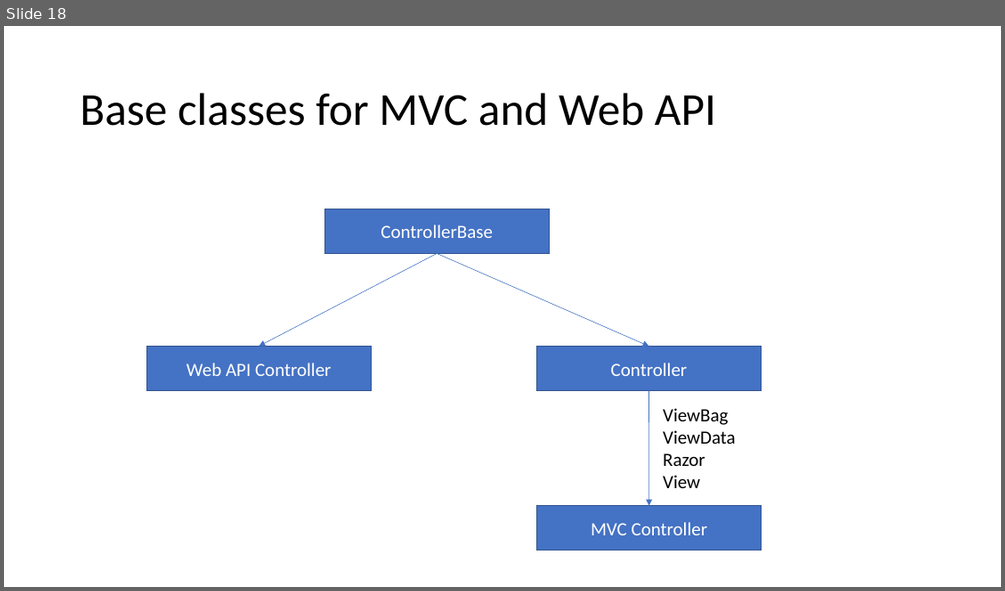
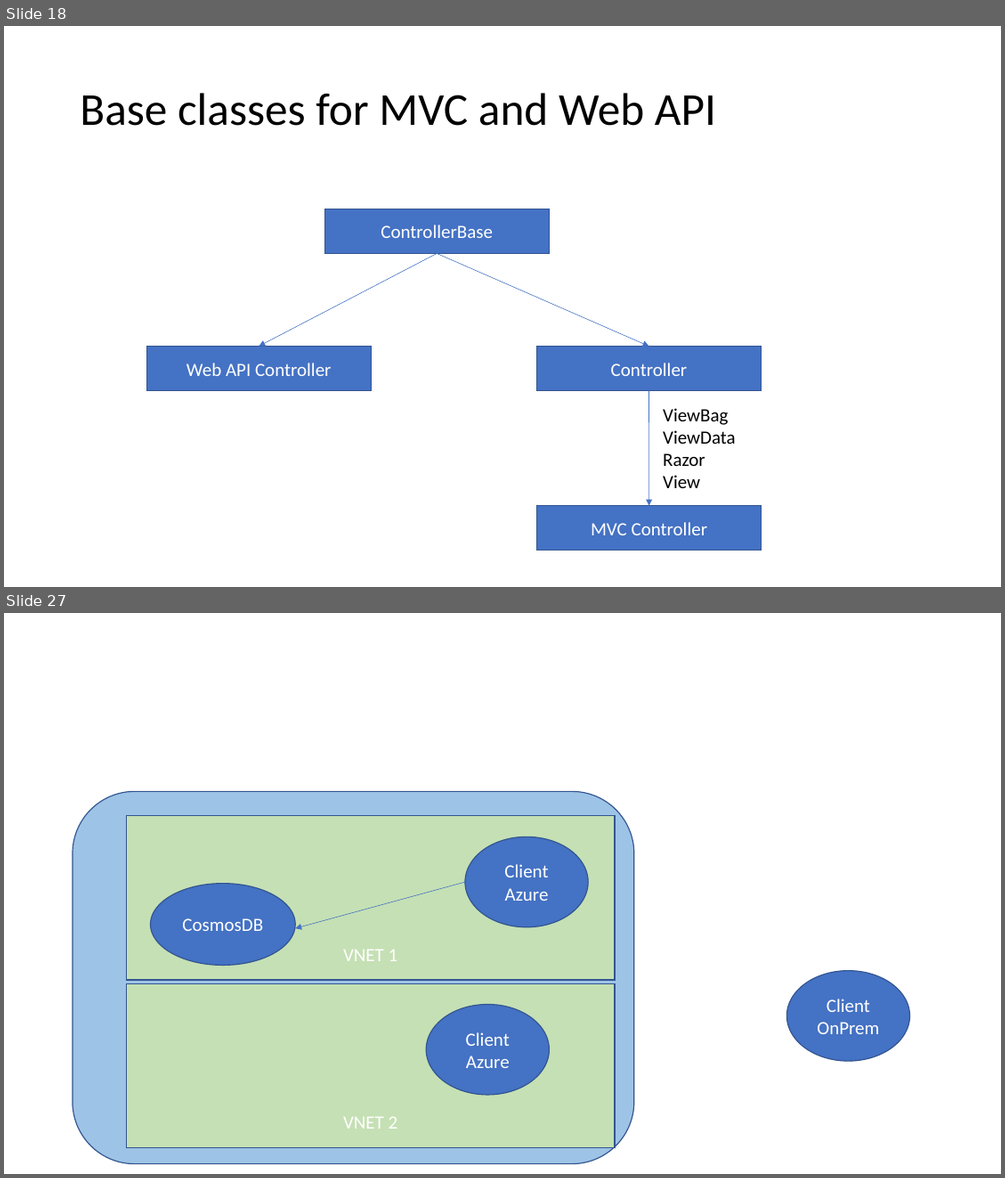
Before and after one commit to sonusathyadas/Microservices-Training-Materials, a slide deck: Presentation1.pptx. Shown one above the other, each under a label of ours: slide 18 before the commit, slides 18 and 27 after it; the slides between them are not shown. The pictures are 1005x591 and 1005x1178 pixels, drawn with LibreOffice and Linux fonts; fonts in the diff are those of the drawing. Boxes give left, top, right and bottom in pixels: in the first picture for what was removed or moved away, otherwise in the second. Text is boxed around its words. In the diff, an @@ line names an element or a change of style, - is before the commit and + after.

```diff
--- a/Presentation1.pptx
+++ b/Presentation1.pptx
@@ slide 27 added at (4, 613, 1001, 1174), background #FFFFFF @@
@@ rounded rectangle added at (73, 792, 634, 1164), fill #9DC3E6, outline #325491 1 pt @@
@@ rectangle added at (127, 816, 615, 981), fill #C5E0B4, outline #325491 1 pt, 18 pt, text #FFFFFF @@
+VNET 1
@@ ellipse added at (465, 836, 589, 927), fill #4472C4, outline #325491 1 pt, 18 pt, text #FFFFFF @@
+Client
+Azure
@@ ellipse added at (151, 883, 296, 965), fill #4472C4, outline #325491 1 pt, 18 pt, text #FFFFFF @@
+CosmosDB
@@ arrow added from (465, 882) to (296, 929), #4472C4 0.5 pt @@
@@ rectangle added at (127, 984, 615, 1149), fill #C5E0B4, outline #325491 1 pt, 18 pt, text #FFFFFF @@
+VNET 2
@@ ellipse added at (787, 971, 910, 1061), fill #4472C4, outline #325491 1 pt, 18 pt, text #FFFFFF @@
+Client
+OnPrem
@@ ellipse added at (427, 1004, 550, 1094), fill #4472C4, outline #325491 1 pt, 18 pt, text #FFFFFF @@
+Client
+Azure
```
Also in this commit, not shown: 13 other slides added, 2 other files.
